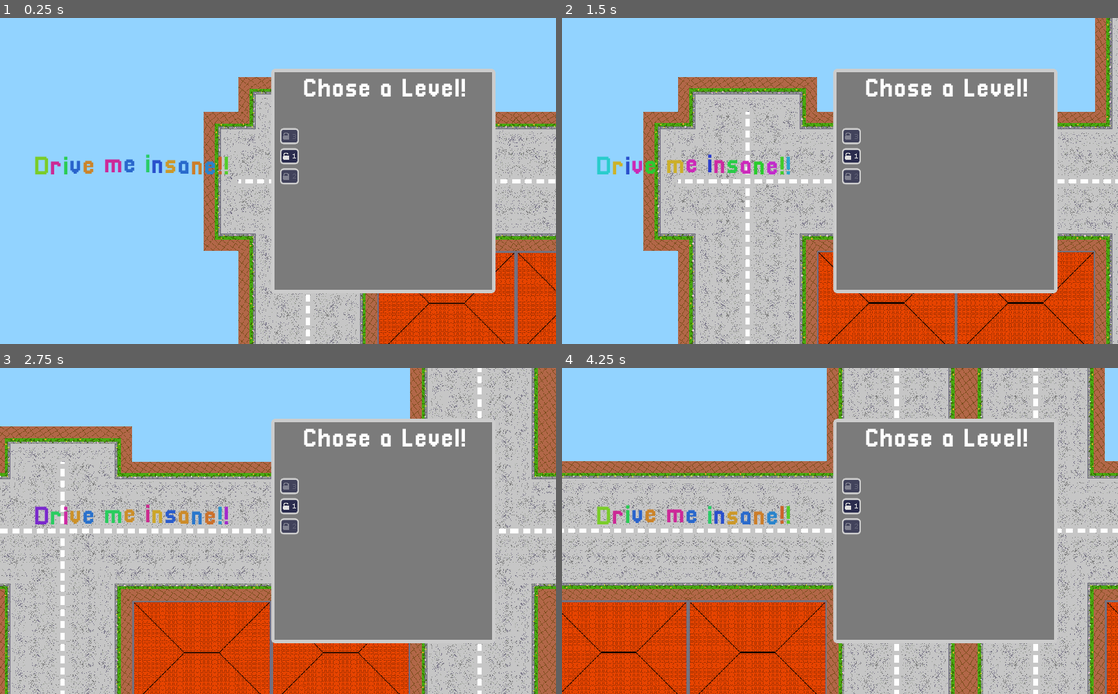
Above: before the commit, frames 1-4 (two rows, left to right).
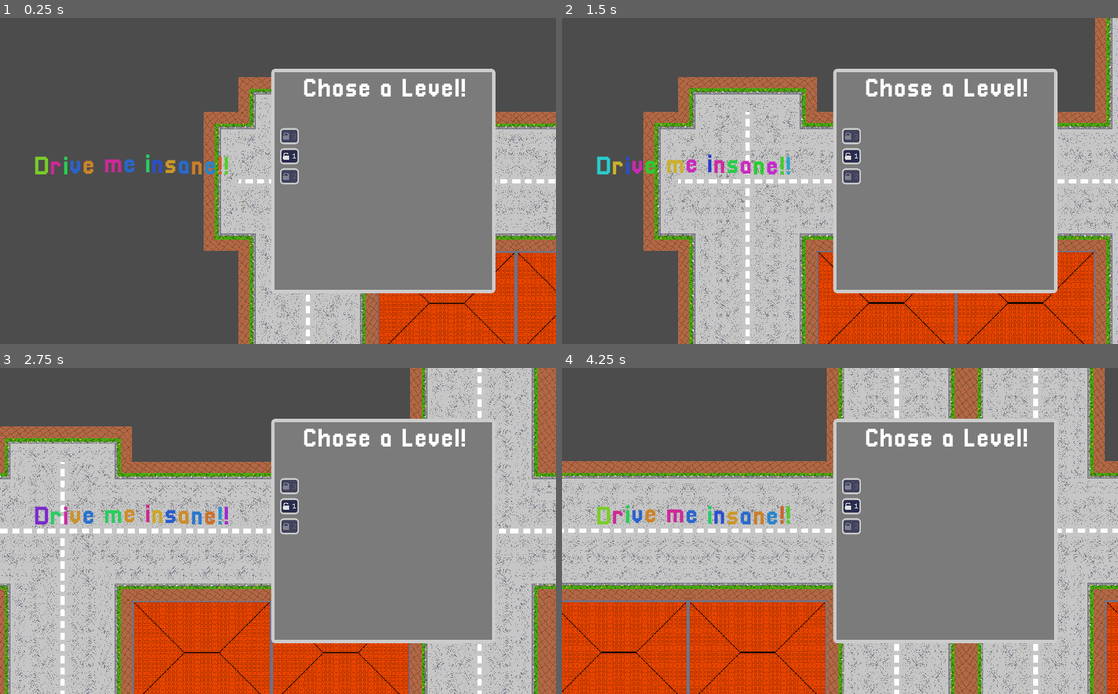
Above: after the commit, the same moments.

Repository: pastra98/DriveMeInsane
Game: Godot game, scene res://main/Main.tscn
Two runs of this game, one before a commit and one after it. Both use one fixed random seed, a clock stepped at 60 frames per second and the inputs below.
Inputs:
- Up to frame 1 (0.25 s): no input
- Up to frame 2 (1.5 s): tap Enter at 0.5 s; hold Right (ui_right) 0.53-1.28 s; tap 1 at 0.6 s; tap Space (ui_select) at 0.77 s; hold Down (ui_down) from 1.28 s (still down); tap 2 at 1.35 s
- Up to frame 3 (2.75 s): tap Space (ui_select) at 1.52 s; release Down (ui_down) at 2.03 s; hold Right (ui_right) from 2.03 s (still down); tap F at 2.1 s
- Up to frame 4 (4.25 s): release Right (ui_right) at 2.78 s; hold Up (ui_up) 2.78-3.53 s; tap 1 at 2.85 s; tap Space (ui_select) at 3.02, 3.77 s; hold Left (ui_left) from 3.53 s (still down); tap 2 at 3.6 s

The runs differ from the first frame. In frame 1, 50% of the frame differs, in the area x 0-100%, y 0-100%; in frame 2, 32%; in frame 3, 15%; in frame 4, 14%.

Commit message:
move pass picker into it's own game over thing

Diff:
--- a/src/gui/passenger_picker/PassengerPicker.tscn
+++ b/src/gui/before_level/passenger_picker/PassengerPicker.tscn
@@ -1,7 +1,7 @@
 [gd_scene load_steps=7 format=2]
 
-[ext_resource path="res://gui/passenger_picker/passenger_picker.gd" type="Script" id=1]
-[ext_resource path="res://gui/passenger_picker/car_seat/CarSeat.tscn" type="PackedScene" id=2]
+[ext_resource path="res://gui/before_level/passenger_picker/passenger_picker.gd" type="Script" id=1]
+[ext_resource path="res://gui/before_level/passenger_picker/car_seat/CarSeat.tscn" type="PackedScene" id=2]
 [ext_resource path="res://gui/theme/pixel_theme.tres" type="Theme" id=3]
 [ext_resource path="res://gui/fonts/dogica.tres" type="DynamicFont" id=4]
 
@@ -91,26 +91,29 @@
 [node name="ScrollContainer" type="ScrollContainer" parent="Panel/MarginContainer/VBoxContainer"]
 margin_top = 176.0
 margin_right = 1004.0
-margin_bottom = 546.0
-rect_min_size = Vector2( 1004, 370 )
+margin_bottom = 548.0
+size_flags_horizontal = 3
+size_flags_vertical = 3
 
 [node name="MarginContainer" type="MarginContainer" parent="Panel/MarginContainer/VBoxContainer/ScrollContainer"]
-margin_right = 10.0
-margin_bottom = 8.0
+margin_right = 1004.0
+margin_bottom = 372.0
+size_flags_horizontal = 3
+size_flags_vertical = 3
 custom_constants/margin_top = 8
 custom_constants/margin_left = 10
 
 [node name="PickList" type="HBoxContainer" parent="Panel/MarginContainer/VBoxContainer/ScrollContainer/MarginContainer"]
 margin_left = 10.0
 margin_top = 8.0
-margin_right = 10.0
-margin_bottom = 8.0
+margin_right = 1004.0
+margin_bottom = 372.0
 custom_constants/separation = 20
 
 [node name="HBoxContainer2" type="HBoxContainer" parent="Panel/MarginContainer/VBoxContainer"]
-margin_top = 554.0
+margin_top = 556.0
 margin_right = 1004.0
-margin_bottom = 578.0
+margin_bottom = 580.0
 alignment = 1
 
 [node name="StartLevel" type="Button" parent="Panel/MarginContainer/VBoxContainer/HBoxContainer2"]
--- a/src/gui/passenger_picker/car_seat/CarSeat.tscn
+++ b/src/gui/before_level/passenger_picker/car_seat/CarSeat.tscn
@@ -3,7 +3,7 @@
 [ext_resource path="res://passengers/ressources/nobody.png" type="Texture" id=1]
 [ext_resource path="res://passengers/ressources/remove.png" type="Texture" id=2]
 [ext_resource path="res://gui/fonts/dogica.tres" type="DynamicFont" id=3]
-[ext_resource path="res://gui/passenger_picker/car_seat/car_seat.gd" type="Script" id=4]
+[ext_resource path="res://gui/before_level/passenger_picker/car_seat/car_seat.gd" type="Script" id=4]
 [ext_resource path="res://gui/theme/pixel_theme.tres" type="Theme" id=5]
 
 
--- a/src/gui/passenger_picker/passenger_card/PassengerCard.tscn
+++ b/src/gui/before_level/passenger_picker/passenger_card/PassengerCard.tscn
@@ -2,9 +2,9 @@
 
 [ext_resource path="res://gui/theme/pixel_theme.tres" type="Theme" id=1]
 [ext_resource path="res://gui/fonts/dogica.tres" type="DynamicFont" id=2]
-[ext_resource path="res://gui/passenger_picker/passenger_card/passenger_card.gd" type="Script" id=3]
+[ext_resource path="res://gui/fonts/pixellari.tres" type="DynamicFont" id=3]
 [ext_resource path="res://GUI/Fonts/dogica.tres" type="DynamicFont" id=4]
-[ext_resource path="res://gui/fonts/pixellari.tres" type="DynamicFont" id=5]
+[ext_resource path="res://gui/before_level/passenger_picker/passenger_card/passenger_card.gd" type="Script" id=5]
 
 [node name="PassengerCard" type="MarginContainer"]
 anchor_left = 0.5
@@ -21,7 +21,7 @@
 size_flags_horizontal = 0
 size_flags_vertical = 0
 theme = ExtResource( 1 )
-script = ExtResource( 3 )
+script = ExtResource( 5 )
 
 [node name="Panel" type="Panel" parent="."]
 margin_right = 300.0
--- a/src/gui/passenger_picker/passenger_picker.gd
+++ b/src/gui/before_level/passenger_picker/passenger_picker.gd
@@ -19,7 +19,7 @@
 func add_passenger_cards(passenger_instances: Array):
     # passenger picker needs to be in tree for this to work bc. it can't make connections to level else
     for passenger in passenger_instances:
-        var new_card = load("res://gui/passenger_picker/passenger_card/PassengerCard.tscn").instance()
+        var new_card = load("res://gui/before_level/passenger_picker/passenger_card/PassengerCard.tscn").instance()
         new_card.set_passenger(passenger)
         connect("all_passengers_seated", new_card, "_on_all_passengers_seated")
         connect("free_seats_available", new_card, "_on_free_seats_available")
--- a/src/gui/passenger_unlocks/PassengerUnlocks.tscn
+++ b/src/gui/game_over/passenger_unlocks/PassengerUnlocks.tscn
@@ -1,9 +1,10 @@
 [gd_scene load_steps=5 format=2]
 
-[ext_resource path="res://gui/passenger_unlocks/passenger_unlocks.gd" type="Script" id=1]
+[ext_resource path="res://gui/game_over/passenger_unlocks/passenger_unlocks.gd" type="Script" id=1]
 [ext_resource path="res://gui/theme/pixel_theme.tres" type="Theme" id=3]
 [ext_resource path="res://gui/fonts/pixellari_big.tres" type="DynamicFont" id=4]
 [ext_resource path="res://passengers/ressources/remove.png" type="Texture" id=5]
+
 
 [node name="PassengerUnlocks" type="MarginContainer"]
 anchor_left = 0.5
--- a/src/gui/passenger_unlocks/passenger_unlocks.gd
+++ b/src/gui/game_over/passenger_unlocks/passenger_unlocks.gd
@@ -9,7 +9,7 @@
 func show_passengers(unlocked_passenger_names: Array):
     for passenger_name in unlocked_passenger_names:
         var passenger = Passenger.new(passenger_name)
-        var new_card = load("res://gui/passenger_picker/passenger_card/PassengerCard.tscn").instance()
+        var new_card = load("res://gui/before_level/passenger_picker/passenger_card/PassengerCard.tscn").instance()
         new_card.set_passenger(passenger)
         new_card.get_node("Panel/TopVBox/AddToCar").hide()
         $"Panel/MarginContainer/VBoxContainer/ScrollContainer/MarginContainer/UnlockList".add_child(new_card)
--- a/src/gui/gui_manager.gd
+++ b/src/gui/gui_manager.gd
@@ -41,7 +41,7 @@
     # check if new unlocked passengers and show if this is the case
     if n_unlock_pass < main.unlocked_passengers.size():
         var new_ones = main.unlocked_passengers.slice(n_unlock_pass, -1)
-        var unlocker = load("res://gui/passenger_unlocks/PassengerUnlocks.tscn").instance()
+        var unlocker = load("res://gui/game_over/passenger_unlocks/PassengerUnlocks.tscn").instance()
         unlocker.show_passengers(new_ones)
         add_child(unlocker)
         n_unlock_pass = main.unlocked_passengers.size()
@@ -52,7 +52,7 @@
 # ---------- PASSENGER PICKER ----------
 
 func add_passenger_picker(passenger_refs_arr: Array):
-    var pass_picker = load("res://gui/passenger_picker/PassengerPicker.tscn").instance()
+    var pass_picker = load("res://gui/before_level/passenger_picker/PassengerPicker.tscn").instance()
     add_child(pass_picker) # needs to be caled b4 adding passengers
     pass_picker.add_passenger_cards(passenger_refs_arr)
     pass_picker.connect("level_started", $"/root/Main/Level", "start_level")
--- a/src/project.godot
+++ b/src/project.godot
@@ -78,5 +78,4 @@
 [rendering]
 
 quality/driver/driver_name="GLES2"
-environment/default_clear_color=Color( 0.572549, 0.827451, 1, 1 )
 environment/default_environment="res://default_env.tres"
Renamed: src/gui/passenger_picker/car_seat/car_seat.gd -> src/gui/before_level/passenger_picker/car_seat/car_seat.gd
Not shown: 2 places in src/gui/before_level/passenger_picker/passenger_card/PassengerCard.tscn that only renumber resources
Renamed: src/gui/passenger_picker/passenger_card/passenger_card.gd -> src/gui/before_level/passenger_picker/passenger_card/passenger_card.gd
